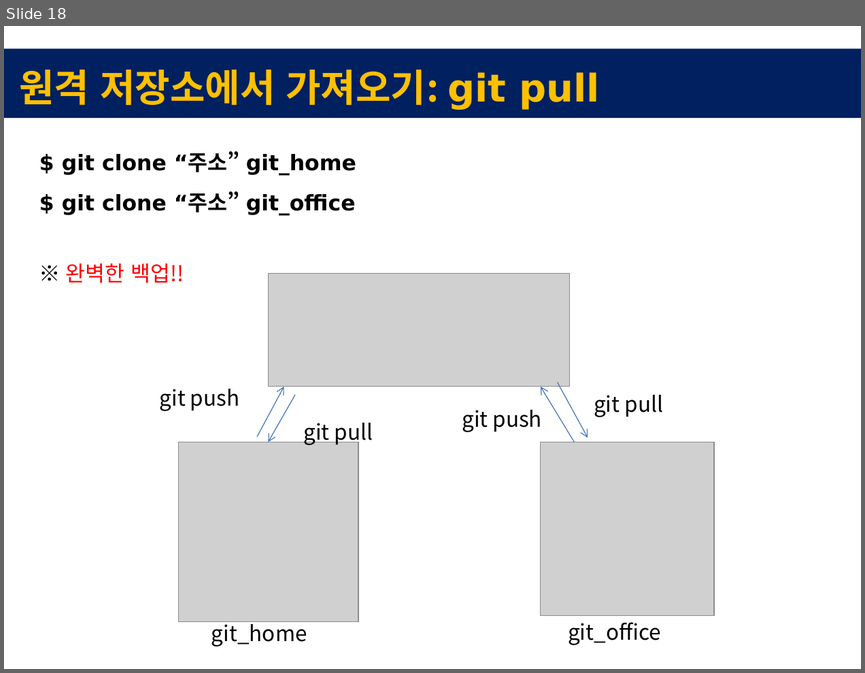
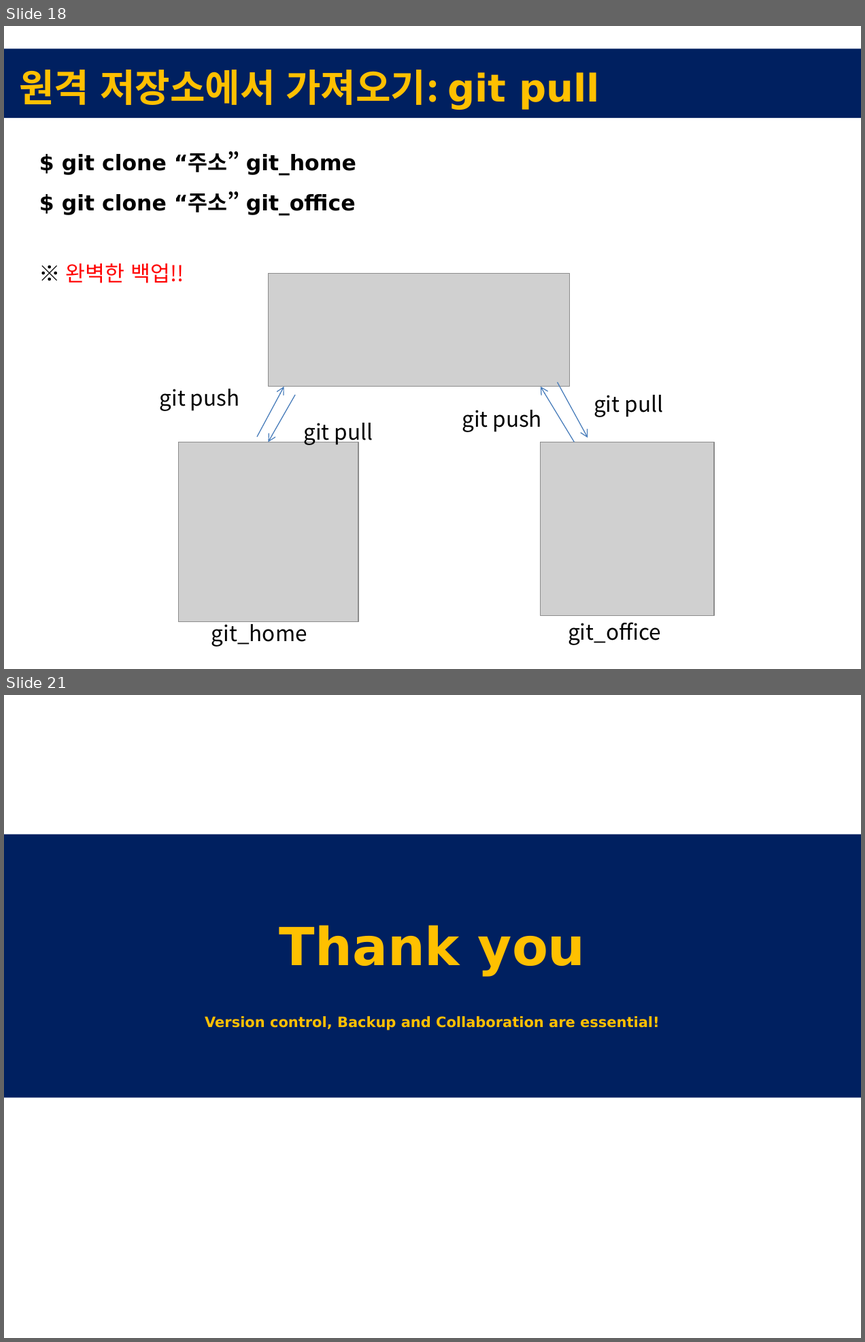
Before and after one commit to keibigdata/keibigdata.github.io, a slide deck: git_github_workshop.pptx. Shown one above the other, each under a label of ours: slide 18 before the commit, slides 18 and 21 after it; the slides between them are not shown. The pictures are 865x673 and 865x1342 pixels, drawn with LibreOffice and Linux fonts; fonts in the diff are those of the drawing; grey boxes stand for pictures. Boxes give left, top, right and bottom in pixels: in the first picture for what was removed or moved away, otherwise in the second. Text is boxed around its words. In the diff, an @@ line names an element or a change of style, - is before the commit and + after.

```diff
--- a/git_github_workshop.pptx
+++ b/git_github_workshop.pptx
@@ slide 21 added at <box>4,695,861,1338</box>, background #FFFFFF @@
@@ rectangle added at <box>4,834,861,1097</box>, fill #002060 @@
@@ text added at <box>279,925,585,976</box>, 44 pt, text #FFC000, bold @@
+Thank you
@@ text added at <box>205,1016,659,1030</box>, 12 pt, text #FFC000, bold @@
+Version control, Backup and Collaboration are essential!
```
Also in this commit, not shown: 2 slides changed, 1 other file.
